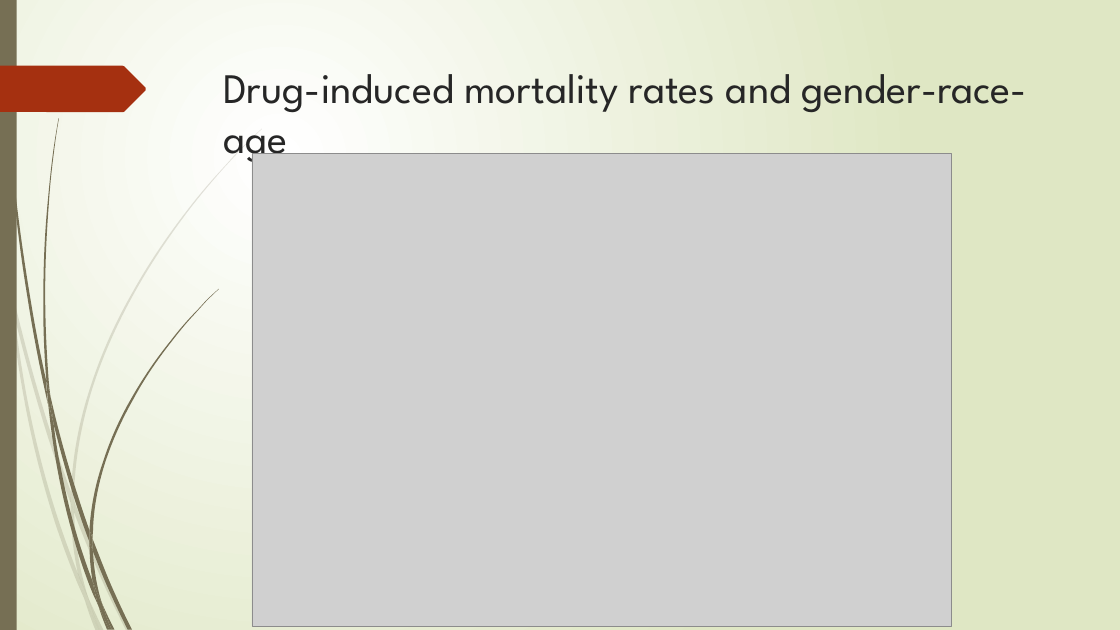
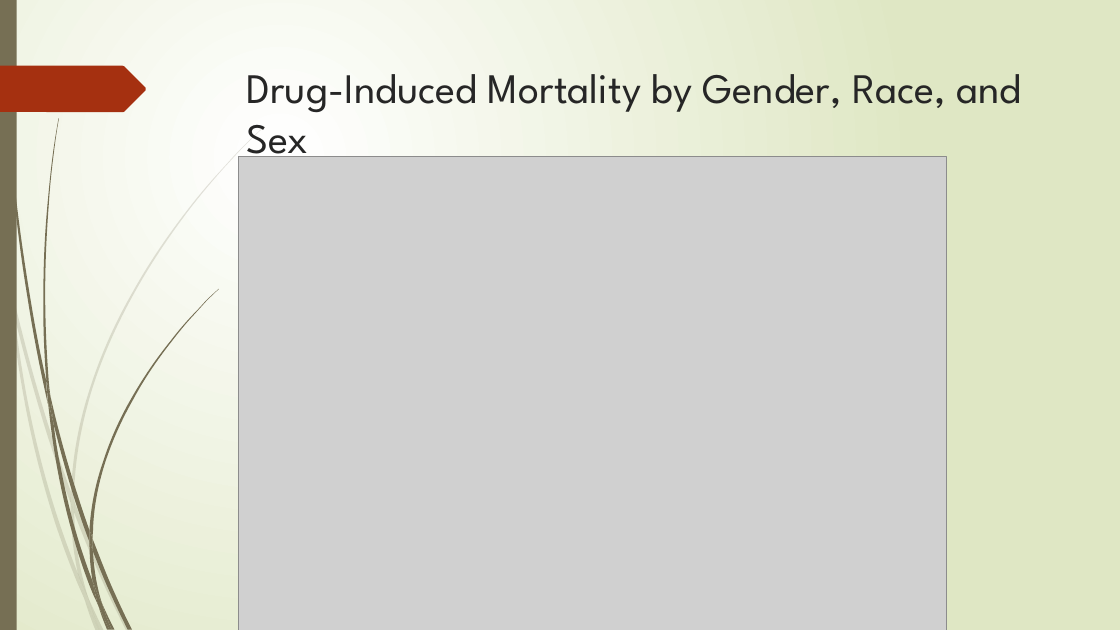
Before and after one commit to yayunl/DataViz-Project1, a slide deck: slide 12 of Drug Mortality and Socio-Economic conditions in Connecticut.pptx (slide 5 before the commit). Drawn at 1120x630 pixels with LibreOffice and Linux fonts; fonts in the diff are those of the drawing; grey boxes stand for pictures. Boxes give left, top, right and bottom in pixels: in the first picture for what was removed or moved away, otherwise in the second. Text is boxed around its words. In the diff, an @@ line names an element or a change of style, - is before the commit and + after.

```diff
--- a/Drug Mortality and Socio-Economic conditions in Connecticut.pptx
+++ b/Drug Mortality and Socio-Economic conditions in Connecticut.pptx
@@ title at [247,74,1022,167]: text changed @@
-Drug-induced mortality rates and gender-race-age
+Drug-Induced Mortality by Gender, Race, and Sex
@@ picture: place and size @@
-picture at [252,154,952,627]
+picture at [239,156,947,630]
```
Also in this commit, not shown: 5 other slides changed, 5 slides added, 1 slide removed.
